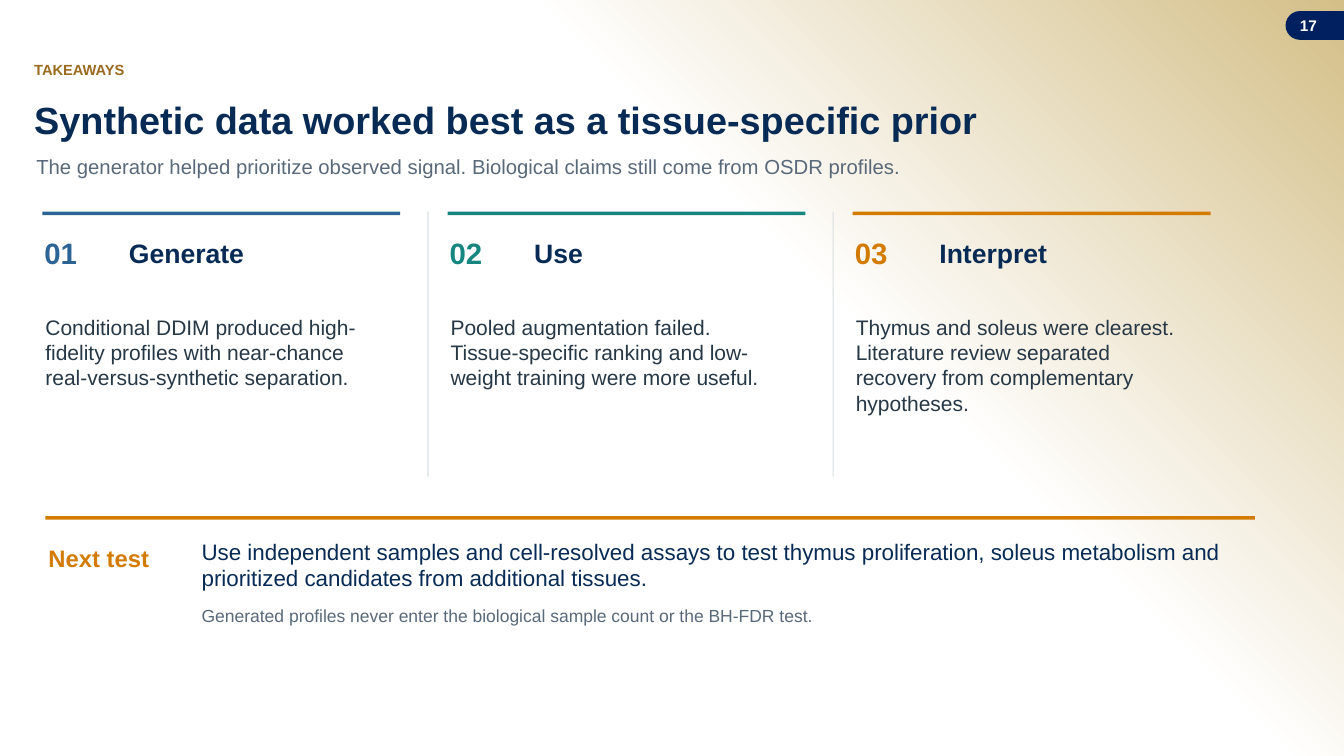
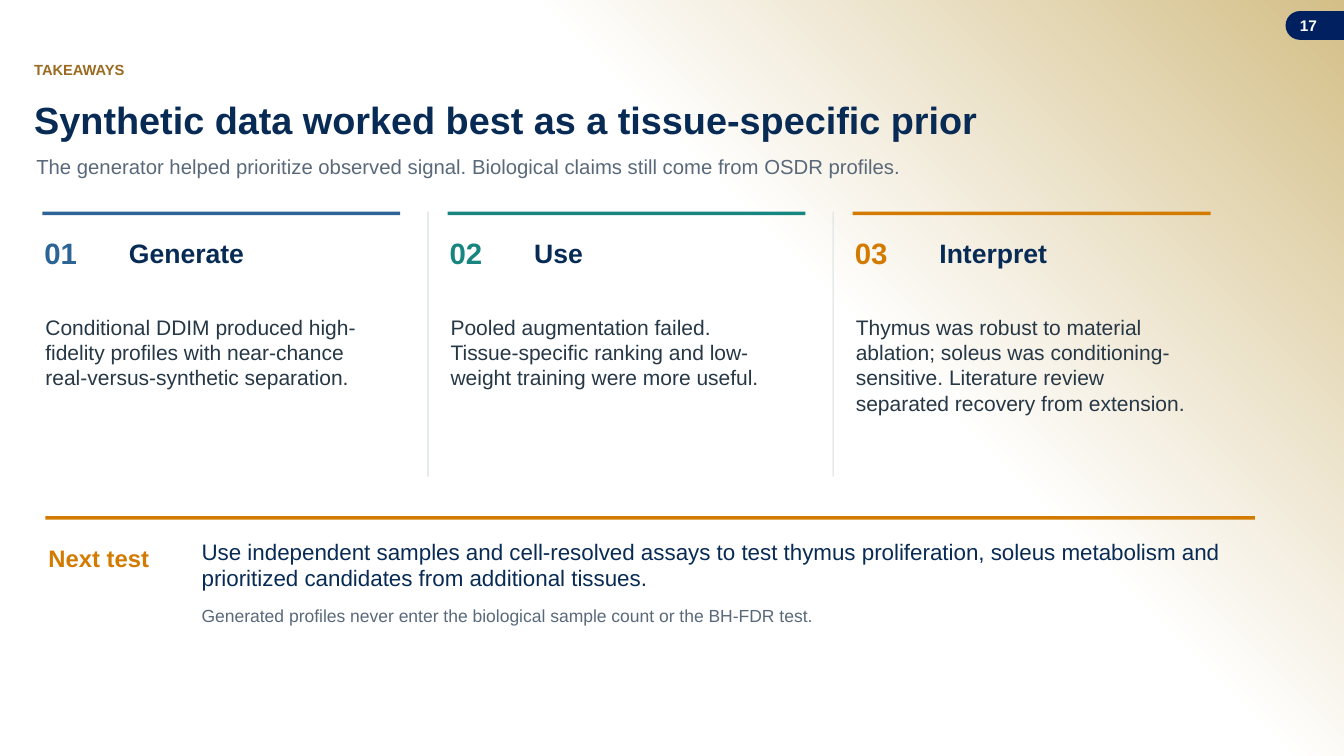
Before and after one commit to jasont314/nasa-mouse, a slide deck: slide 17 of presentation/SLSTP_2026_Generative_Transcriptomics.pptx. Drawn at 1344x756 pixels with LibreOffice and Linux fonts; fonts in the diff are those of the drawing; background and template pictures are left out. Boxes give left, top, right and bottom in pixels: in the first picture for what was removed or moved away, otherwise in the second. Text is boxed around its words. In the diff, an @@ line names an element or a change of style, - is before the commit and + after.

```diff
--- a/presentation/SLSTP_2026_Generative_Transcriptomics.pptx
+++ b/presentation/SLSTP_2026_Generative_Transcriptomics.pptx
@@ text at (x1=856, y1=319, x2=1185, y2=415): text changed @@
-Thymus and soleus were clearest. Literature review separated recovery from complementary hypotheses.
+Thymus was robust to material ablation; soleus was conditioning-sensitive. Literature review separated recovery from extension.
```
Also in this commit, not shown: 3 other slides changed, 3 other files.
